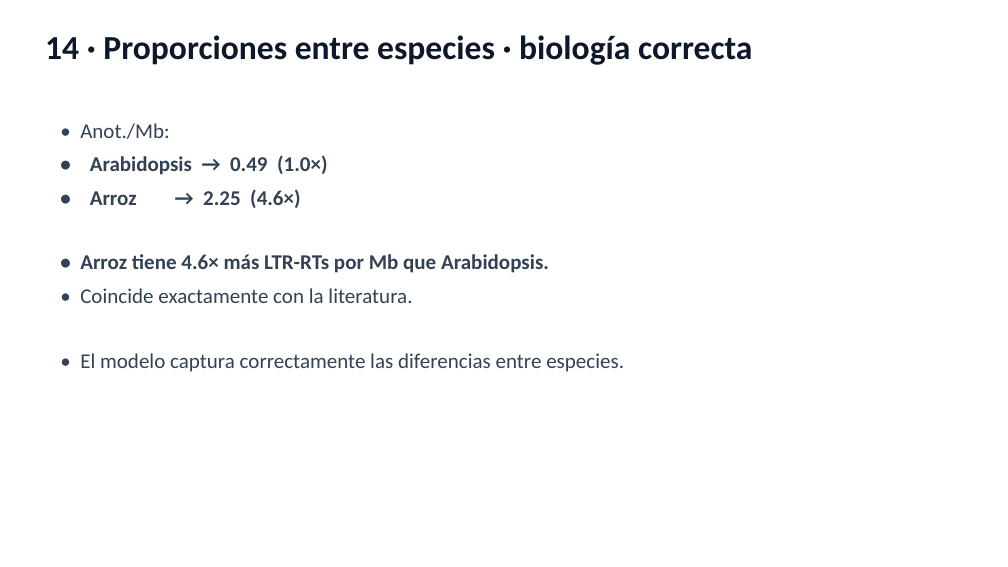
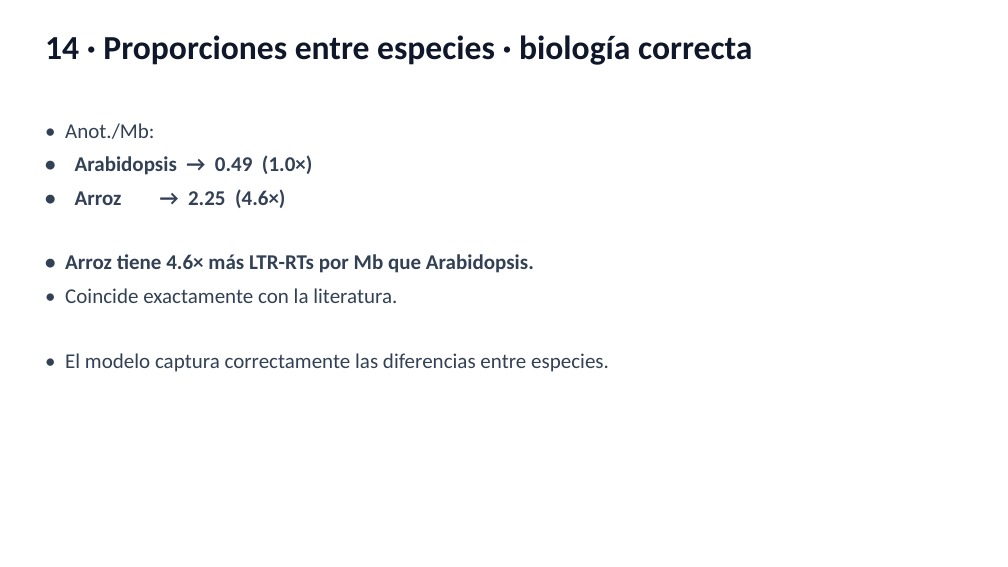
Before and after one commit to Inpactor3/Inpactor3-SegNT, a slide deck: slide 15 of docs/presentacion_final.pptx. Drawn at 1008x567 pixels with LibreOffice and Linux fonts; fonts in the diff are those of the drawing. Boxes give left, top, right and bottom in pixels: in the first picture for what was removed or moved away, otherwise in the second. Text is boxed around its words. In the diff, an @@ line names an element or a change of style, - is before the commit and + after.

```diff
--- a/docs/presentacion_final.pptx
+++ b/docs/presentacion_final.pptx
@@ text "• Anot./Mb:": place and size @@
-text "• Anot./Mb:" at [80, 123, 624, 372]
+text "• Anot./Mb:" at [65, 123, 609, 372]
```
Also in this commit, not shown: 17 other slides changed, 1 slide added, 1 slide removed, 5 other files.
